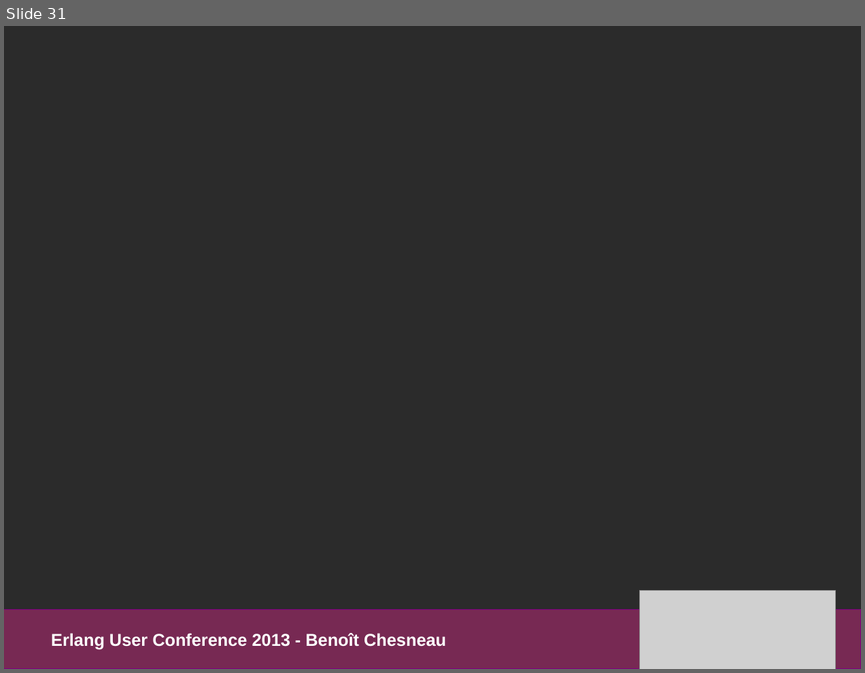
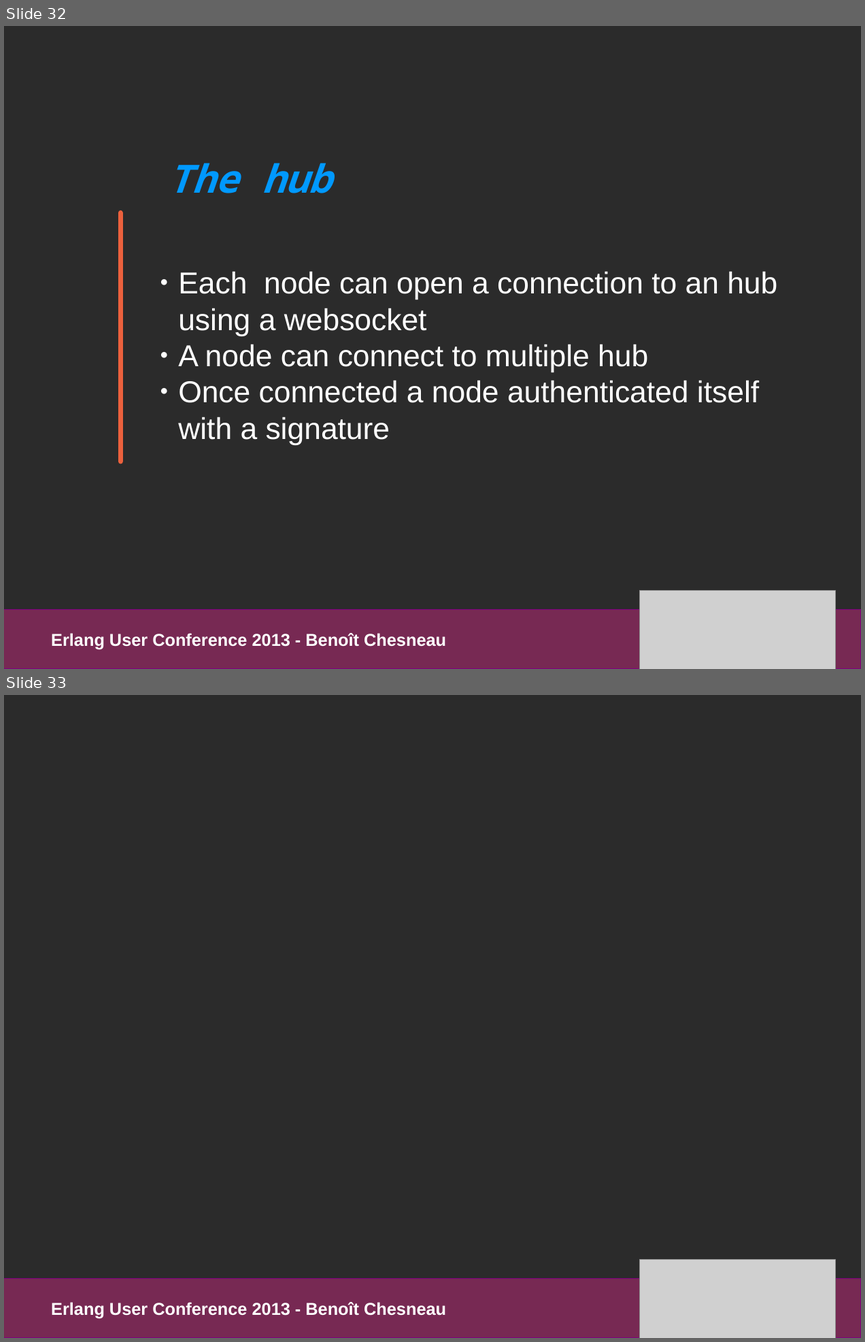
Before and after one commit to refuge/media, a slide deck: slides/pres_refuge_euc2013.odp. Shown one above the other, each under a label of ours: slide 31 before the commit, slides 32 and 33 after it. The pictures are 865x673 and 865x1342 pixels, drawn with LibreOffice and Linux fonts; fonts in the diff are those of the drawing; grey boxes stand for pictures; background and template pictures are left out; a plain dark background stands for a picture behind light text. Boxes give left, top, right and bottom in pixels: in the first picture for what was removed or moved away, otherwise in the second. Text is boxed around its words. In the diff, an @@ line names an element or a change of style, - is before the commit and + after.

```diff
--- a/slides/pres_refuge_euc2013.odp
+++ b/slides/pres_refuge_euc2013.odp
@@ slide 32 added at [4,26,861,669], background picture (left out) @@
@@ text added at [169,163,332,193], 36 pt, text #0099FF, bold, italic @@
+The hub
@@ line added from (121, 212) to (121, 461), #EB613D 4.31 pt @@
@@ text added at [178,271,777,445], 28 pt, text #FFFFFF @@
+● Each node can open a connection to an hub
+  using a websocket
+● A node can connect to multiple hub
+● Once connected a node authenticated itself
+  with a signature
@@ picture added at [640,590,836,669] @@
@@ rectangle added at [4,609,861,669], fill #772953, outline #800080 0 pt @@
@@ text added at [51,633,446,650], 16 pt, text #FFFFFF, bold @@
+Erlang User Conference 2013 - Benoît Chesneau
@@ what was slide 31 is now slide 33 @@
```
Also in this commit, not shown: 11 slides changed, 2 other slides added, 2 other files.
